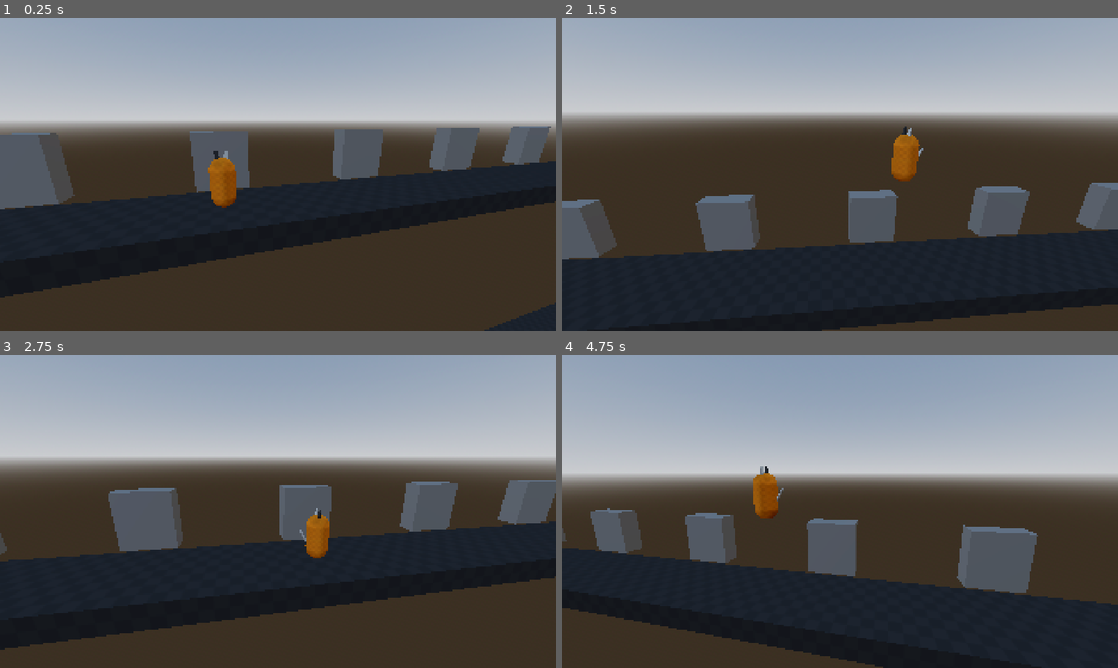
Above: before the commit, frames 1-4 (two rows, left to right).
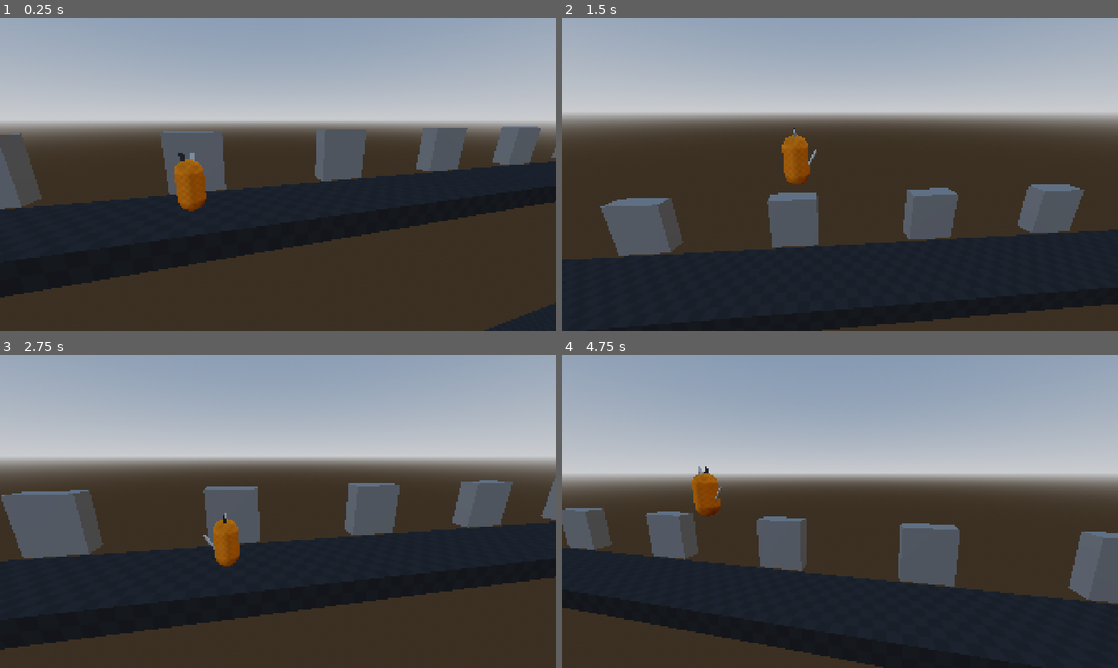
Above: after the commit, the same moments.

Repository: ukratatata/kit_out
Game: Godot game, scene res://scenes/levels/test_level.tscn
Same seed, same stepped clock (60 frames per second), same inputs: the game is played once before the commit and once after it.
Inputs:
- Up to frame 1 (0.25 s): no input
- Up to frame 2 (1.5 s): hold D (move_right) 0.53-1.28 s; tap Space (jump) at 0.77 s; hold A (move_left) from 1.28 s (still down)
- Up to frame 3 (2.75 s): tap Space (jump) at 1.52 s; release A (move_left) at 2.03 s; hold D (move_right) from 2.03 s (still down)
- Up to frame 4 (4.75 s): tap Space (jump) at 3.02, 3.77, 4.52 s; release D (move_right) at 3.53 s; hold A (move_left) from 3.53 s (still down)

The runs differ from the first frame. In frame 1, 6.8% of the frame differs, in the area x 0-100%, y 34-62%; in frame 2, 15%, in the area x 0-100%, y 34-78%; in frame 3, 15%; in frame 4, 14%.

Commit message:
camera fixed left third deadzone.
TODO: incorporate vertical deadzone

Diff:
--- a/scripts/camera_follow.gd
+++ b/scripts/camera_follow.gd
@@ -5,7 +5,9 @@
 @export var target: Node3D
 
 @export_group("Framing Window (Deadzone)")
-@export var deadzone_width: float = 1.0     # El ancho de la "caja invisible" donde el gato se mueve libremente
+@export var deadzone_width: float = 2.0     # El ancho de la "caja invisible" donde el gato se mueve libremente
+@export var max_screen_distance: float = 4.0 # NUEVO: El límite DURO (El muro invisible)
+@export var screen_offset_x: float = 4.0    # NEW: Shifts the camera center ahead of the cat
 @export var height_offset: float = 3.0      # Altura de la cámara respecto al gato
 @export var follow_speed: float = 4.0       # Velocidad de suavizado cuando el gato empuja la caja
 
@@ -34,9 +36,12 @@
 	if not target:
 		return
 
-	# --- 1. LÓGICA DE DEADZONE (Eje X) ---
-	# ¿A qué distancia está el gato del centro de nuestra cámara?
-	var distance_to_target_x = target.global_position.x - target_cam_pos.x
+# --- 1. LÓGICA DE DEADZONE (Eje X) ---
+	# We create a "Ghost Target" in front of the cat
+	var ideal_center_x = target.global_position.x + screen_offset_x
+
+	# We calculate distance to the Ghost Target, not the cat itself
+	var distance_to_target_x = ideal_center_x - target_cam_pos.x
 	var half_deadzone = deadzone_width / 2.0
 
 	# Si el gato empuja el borde DERECHO de la caja invisible...
@@ -53,6 +58,18 @@
 	# --- 3. SUAVIZADO (Lerp) ---
 	global_position.x = lerp(global_position.x, target_cam_pos.x, follow_speed * delta)
 	global_position.y = lerp(global_position.y, target_cam_pos.y, follow_speed * delta)
+
+	# --- 3.5 LÍMITE DURO (HARD CLAMP) ---
+	# The invisible wall also needs to respect the new Ghost Target
+	var actual_distance_x = ideal_center_x - global_position.x
+
+	if actual_distance_x > max_screen_distance:
+		global_position.x = ideal_center_x - max_screen_distance
+		target_cam_pos.x = global_position.x
+
+	elif actual_distance_x < -max_screen_distance:
+		global_position.x = ideal_center_x + max_screen_distance
+		target_cam_pos.x = global_position.x
 
 	# --- 4. ROTACIÓN DINÁMICA ---
 	var target_rot_x := base_rotation_x
